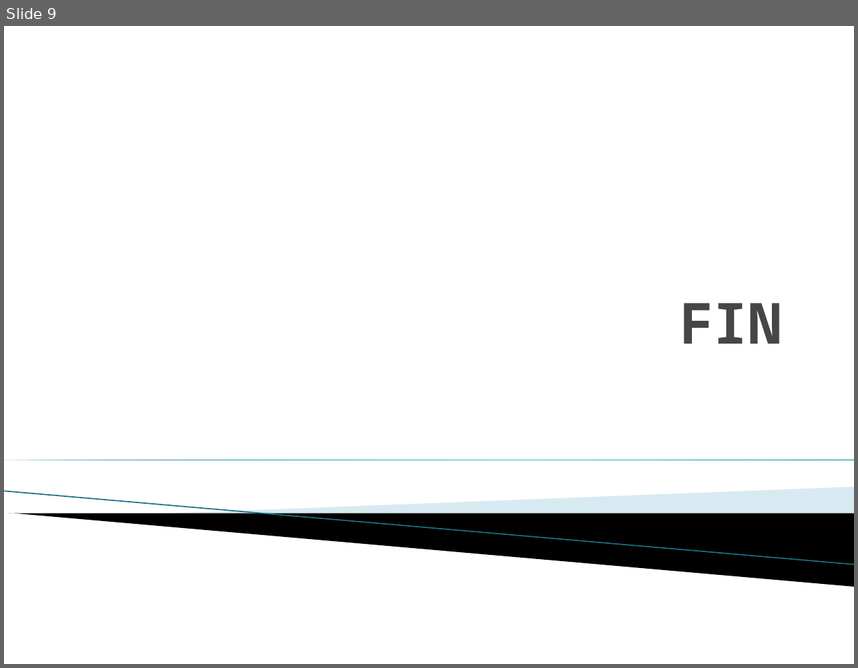
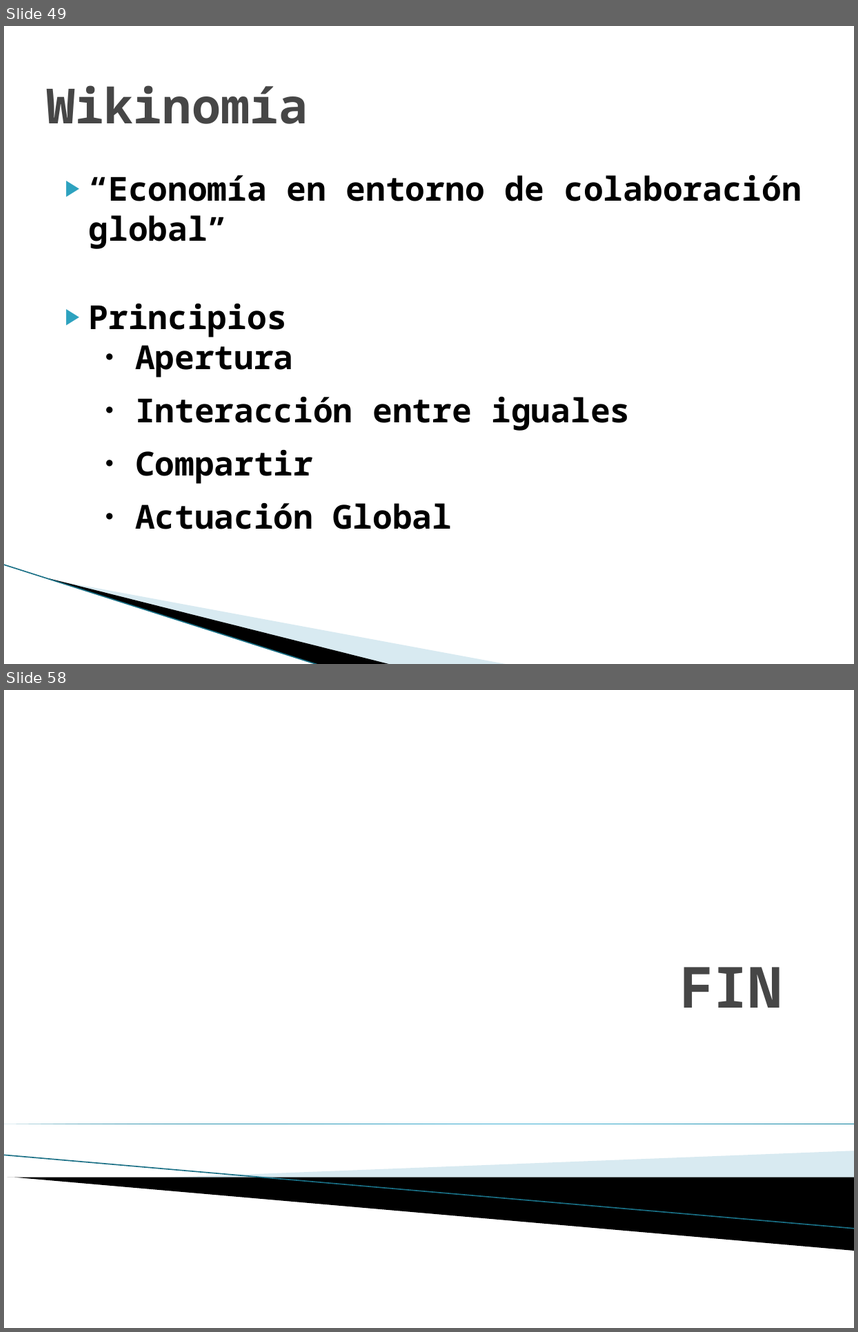
Before and after one commit to carlamadeo/proyectosfacultad, a slide deck: Modelos Organizacionales/TPS/TP_Grupo_C_Redes_Sociales.pptx. Shown one above the other, each under a label of ours: slide 9 before the commit, slides 49 and 58 after it; the slides between them are not shown. The pictures are 858x668 and 858x1332 pixels, drawn with LibreOffice and Linux fonts; fonts in the diff are those of the drawing; background and template pictures are left out. Boxes give left, top, right and bottom in pixels: in the first picture for what was removed or moved away, otherwise in the second. Text is boxed around its words. In the diff, an @@ line names an element or a change of style, - is before the commit and + after.

```diff
--- a/Modelos Organizacionales/TPS/TP_Grupo_C_Redes_Sociales.pptx
+++ b/Modelos Organizacionales/TPS/TP_Grupo_C_Redes_Sociales.pptx
@@ slide 49 added at <box>4,26,854,664</box>, background #FFFFFF @@
@@ title added at <box>47,85,308,124</box>, 41 pt, text #464646, bold @@
+Wikinomía
@@ text added at <box>89,174,802,529</box>, 28 pt, text #000000, bold @@
+▶ “Economía en entorno de colaboración global”
+▶ Principios
+  ● Apertura
+  ● Interacción entre iguales
+  ● Compartir
+  ● Actuación Global
@@ line added from (4, 564) to (319, 664), #97C5D8 0.95 pt @@
@@ freeform shape added at <box>49,578,392,664</box>, fill #000000 @@
@@ freeform shape added at <box>51,579,510,664</box>, fill #A0CBDC at 40% opacity @@
@@ what was slide 9 is now slide 58 @@
```
Also in this commit, not shown: 48 other slides added, 1 other file.
